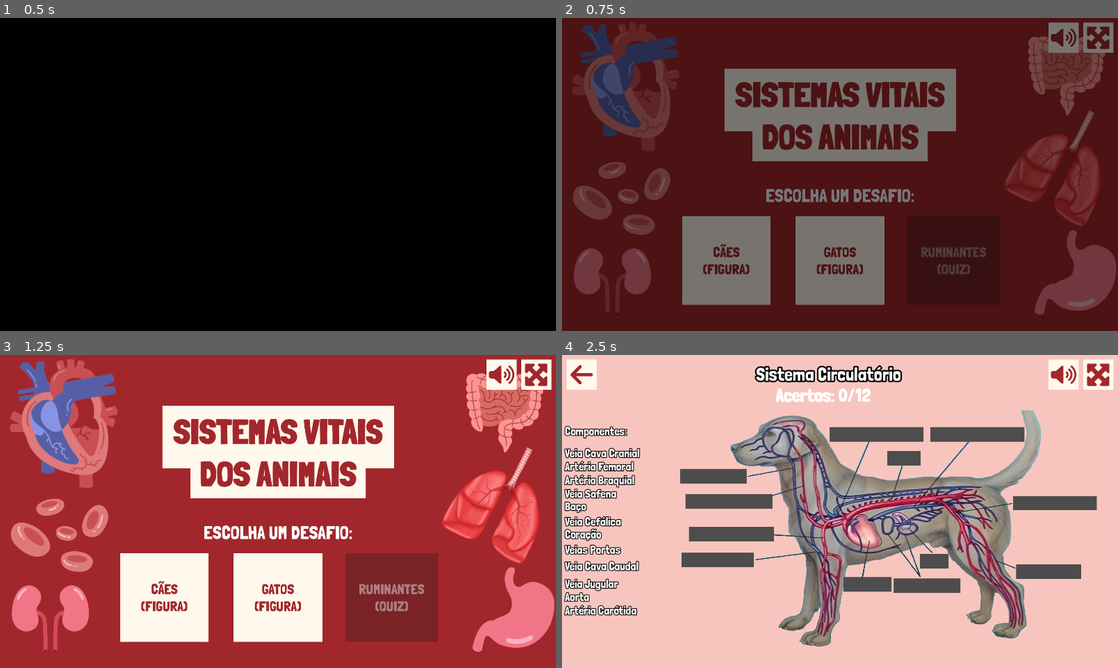
Above: before the commit, frames 1-4 (two rows, left to right).
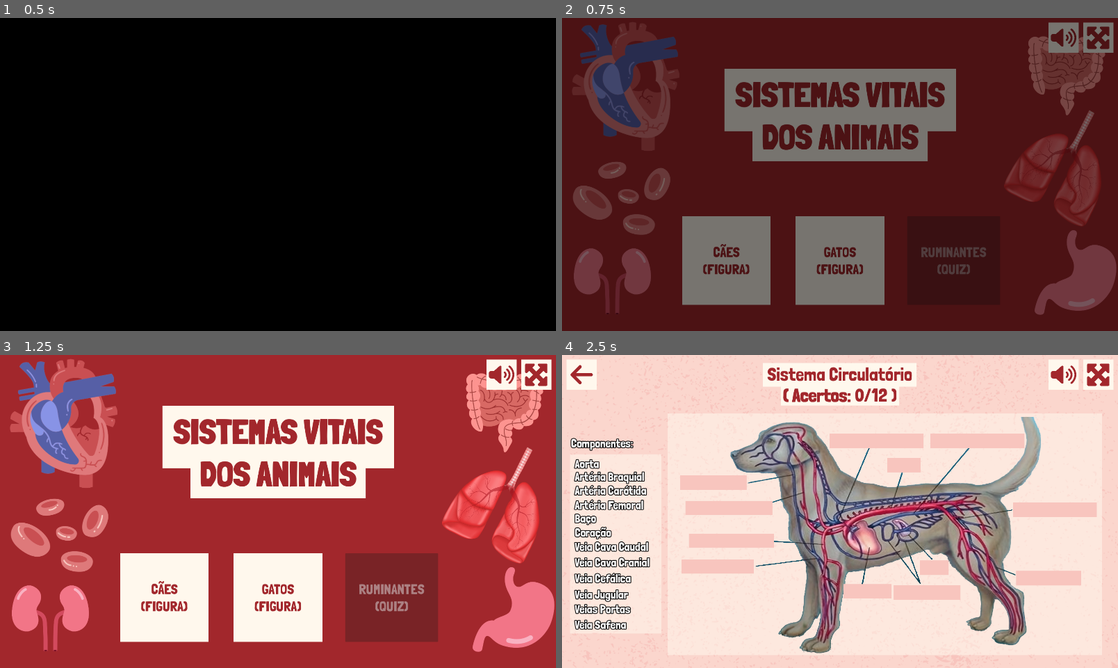
Above: after the commit, the same moments.

Repository: telmotrooper/vet-game
Game: Godot game, scene res://main.tscn
The game is run twice, just before and just after one commit, with the same random seed, the same clock (stepped at 60 frames per second) and the same inputs.
Inputs (mouse positions are in pixels of both pictures, inside the frame that each line leads up to):
- Up to frame 1 (0.5 s): no input
- Up to frame 2 (0.75 s): tap Enter at 0.5 s
- Up to frame 3 (1.25 s): no input
- Up to frame 4 (2.5 s): click "CÃES (FIGURA)" at 1.25 s; click (1095, 373) at 2 s

Frame 1 is identical in both runs. In frame 2, 0.7% of the frame differs, in the area x 36-64%, y 54-59%; in frame 3, 0.7%; in frame 4, 65%, in the area x 0-98%, y 2-96%.

Commit message:
styling dog level (#22)
* working on styles

* styling dog level

* fixed being unable to drop object in rect

* reorganized dog project

* organized components for dog

* pink background

Diff:
--- a/cat_level/cat_level.tscn
+++ b/cat_level/cat_level.tscn
@@ -9,6 +9,7 @@
 [ext_resource type="PackedScene" uid="uid://gpvwrquanwhj" path="res://ui/maximize_button/maximize_button.tscn" id="4_bygoh"]
 [ext_resource type="Script" path="res://slot.gd" id="4_cleui"]
 [ext_resource type="PackedScene" uid="uid://c4e4q5arhn8f2" path="res://ui/back_button/back_button.tscn" id="5_jgko5"]
+[ext_resource type="Texture2D" uid="uid://cth5lvbgau8ow" path="res://assets/pink_stain.png" id="5_on33v"]
 [ext_resource type="PackedScene" uid="uid://c7v1migha7ig" path="res://ui/volume_button/volume_button.tscn" id="7_wexbm"]
 [ext_resource type="Texture2D" uid="uid://6xae6ixeinrn" path="res://cat_level/square_alt.svg" id="12_ygnpx"]
 [ext_resource type="Texture2D" uid="uid://q28cdfoueli8" path="res://ui/star_solid.svg" id="13_0x6jh"]
@@ -40,6 +41,12 @@
 grow_vertical = 2
 color = Color(0.972549, 0.772549, 0.745098, 1)
 script = ExtResource("1_f7l06")
+
+[node name="PinkStain" type="Sprite2D" parent="Background/ColorRect"]
+self_modulate = Color(1, 1, 1, 0.470588)
+position = Vector2(908, 420)
+rotation = 0.879464
+texture = ExtResource("5_on33v")
 
 [node name="CatDrawing4x" type="Sprite2D" parent="Background"]
 position = Vector2(964, 533)
--- a/cat_level/square_slot.svg
+++ b/cat_level/square_slot.svg
@@ -7,7 +7,7 @@
    viewBox="0 0 45.207039 45.207039"
    version="1.1"
    id="svg1"
-   inkscape:version="1.3.2 (091e20ef0f, 2023-11-25, custom)"
+   inkscape:version="1.4 (e7c3feb100, 2024-10-09)"
    sodipodi:docname="square_slot.svg"
    xmlns:inkscape="http://www.inkscape.org/namespaces/inkscape"
    xmlns:sodipodi="http://sodipodi.sourceforge.net/DTD/sodipodi-0.dtd"
@@ -24,7 +24,7 @@
      inkscape:deskcolor="#d1d1d1"
      inkscape:document-units="mm"
      inkscape:zoom="2.9398148"
-     inkscape:cx="38.437796"
+     inkscape:cx="38.777953"
      inkscape:cy="126.53858"
      inkscape:window-width="2192"
      inkscape:window-height="1173"
@@ -40,7 +40,7 @@
      id="layer1"
      transform="translate(-56.768925,-71.583626)">
     <rect
-       style="fill:#4d4d4d;stroke:#4d4d4d;stroke-width:2;stroke-dasharray:none"
+       style="fill:#f8c5be;stroke:#f8c5be;stroke-width:2;stroke-dasharray:none;fill-opacity:1;stroke-opacity:1"
        id="rect1"
        width="43.207039"
        height="43.207039"
--- a/dog_level/dog_level.tscn
+++ b/dog_level/dog_level.tscn
@@ -11,12 +11,13 @@
 [ext_resource type="Texture2D" uid="uid://btvovgytwfq74" path="res://cat_level/square_slot.svg" id="10_10lmo"]
 [ext_resource type="Script" path="res://slot.gd" id="11_suqmt"]
 [ext_resource type="Script" path="res://draggable_label.gd" id="14_ni0bv"]
+[ext_resource type="Texture2D" uid="uid://cth5lvbgau8ow" path="res://assets/pink_stain.png" id="14_r2hca"]
 [ext_resource type="Theme" uid="uid://dih34ywnda3er" path="res://dialog_button_theme.tres" id="15_tiibd"]
 [ext_resource type="Script" path="res://ui/back_button/back_button.gd" id="16_y7wcw"]
 
 [sub_resource type="LabelSettings" id="LabelSettings_hcqab"]
 font_size = 64
-outline_size = 20
+font_color = Color(0.635294, 0.152941, 0.172549, 1)
 outline_color = Color(0, 0, 0, 1)
 
 [node name="DogLevel" type="Control"]
@@ -44,8 +45,23 @@
 color = Color(0.972549, 0.772549, 0.745098, 1)
 script = ExtResource("4_21gbo")
 
+[node name="PinkStain" type="Sprite2D" parent="Background/ColorRect"]
+self_modulate = Color(1, 1, 1, 0.470588)
+position = Vector2(908, 420)
+rotation = 0.879464
+texture = ExtResource("14_r2hca")
+
+[node name="ColorRect2" type="ColorRect" parent="Background"]
+self_modulate = Color(1, 1, 1, 0.509804)
+offset_left = 365.0
+offset_top = 202.0
+offset_right = 1865.0
+offset_bottom = 1036.0
+mouse_filter = 2
+color = Color(1, 0.972549, 0.929412, 1)
+
 [node name="DogFigure" type="Sprite2D" parent="Background"]
-position = Vector2(1122.4, 609.2)
+position = Vector2(1122.4, 632.2)
 scale = Vector2(0.6, 0.6)
 texture = ExtResource("5_et6nn")
 
@@ -60,6 +76,17 @@
 
 [node name="BackButton" parent="Background" instance=ExtResource("8_tbklm")]
 pivot_offset = Vector2(20, 20)
+
+[node name="ColorRect3" type="ColorRect" parent="Background"]
+anchors_preset = 5
+anchor_left = 0.5
+anchor_right = 0.5
+offset_left = -205.0
+offset_top = 93.0
+offset_right = 205.0
+offset_bottom = 174.0
+grow_horizontal = 2
+color = Color(1, 0.972549, 0.929412, 1)
 
 [node name="Score" type="RichTextLabel" parent="Background"]
 unique_name_in_owner = true
@@ -73,7 +100,7 @@
 grow_horizontal = 2
 mouse_filter = 2
 bbcode_enabled = true
-text = "[b]Acertos:[/b] 0/1"
+text = "[center][b]( Acertos:[/b] 0/1 )[/center]"
 
 [node name="VolumeButton" parent="Background" instance=ExtResource("9_5id82")]
 anchors_preset = 1
@@ -92,9 +119,9 @@
 z_index = -1
 layout_mode = 0
 offset_left = 408.4
-offset_top = 393.2
+offset_top = 416.2
 offset_right = 638.4
-offset_bottom = 443.2
+offset_bottom = 466.2
 texture = ExtResource("10_10lmo")
 expand_mode = 1
 script = ExtResource("11_suqmt")
@@ -104,9 +131,9 @@
 z_index = -1
 layout_mode = 0
 offset_left = 426.4
-offset_top = 480.2
+offset_top = 503.2
 offset_right = 726.4
-offset_bottom = 530.2
+offset_bottom = 553.2
 texture = ExtResource("10_10lmo")
 expand_mode = 1
 script = ExtResource("11_suqmt")
@@ -116,9 +143,9 @@
 z_index = -1
 layout_mode = 0
 offset_left = 438.4
-offset_top = 593.2
+offset_top = 616.2
 offset_right = 733.4
-offset_bottom = 643.2
+offset_bottom = 666.2
 texture = ExtResource("10_10lmo")
 expand_mode = 1
 script = ExtResource("11_suqmt")
@@ -128,9 +155,9 @@
 z_index = -1
 layout_mode = 0
 offset_left = 413.4
-offset_top = 682.2
+offset_top = 705.2
 offset_right = 663.4
-offset_bottom = 732.2
+offset_bottom = 755.2
 texture = ExtResource("10_10lmo")
 expand_mode = 1
 script = ExtResource("11_suqmt")
@@ -140,9 +167,9 @@
 z_index = -1
 layout_mode = 0
 offset_left = 973.4
-offset_top = 767.2
+offset_top = 790.2
 offset_right = 1138.4
-offset_bottom = 817.2
+offset_bottom = 840.2
 texture = ExtResource("10_10lmo")
 expand_mode = 1
 script = ExtResource("11_suqmt")
@@ -152,9 +179,9 @@
 z_index = -1
 layout_mode = 0
 offset_left = 1146.4
-offset_top = 771.2
+offset_top = 794.2
 offset_right = 1376.4
-offset_bottom = 821.2
+offset_bottom = 844.2
 texture = ExtResource("10_10lmo")
 expand_mode = 1
 script = ExtResource("11_suqmt")
@@ -164,9 +191,9 @@
 z_index = -1
 layout_mode = 0
 offset_left = 1235.4
-offset_top = 686.2
+offset_top = 709.2
 offset_right = 1335.4
-offset_bottom = 736.2
+offset_bottom = 759.2
 texture = ExtResource("10_10lmo")
 expand_mode = 1
 script = ExtResource("11_suqmt")
@@ -176,9 +203,9 @@
 z_index = -1
 layout_mode = 0
 offset_left = 1568.4
-offset_top = 722.2
+offset_top = 745.2
 offset_right = 1793.4
-offset_bottom = 772.2
+offset_bottom = 795.2
 texture = ExtResource("10_10lmo")
 expand_mode = 1
 script = ExtResource("11_suqmt")
@@ -188,9 +215,9 @@
 z_index = -1
 layout_mode = 0
 offset_left = 1557.4
-offset_top = 486.2
+offset_top = 509.2
 offset_right = 1847.4
-offset_bottom = 536.2
+offset_bottom = 559.2
 texture = ExtResource("10_10lmo")
 expand_mode = 1
 script = ExtResource("11_suqmt")
@@ -200,9 +227,9 @@
 z_index = -1
 layout_mode = 0
 offset_left = 1272.4
-offset_top = 249.2
+offset_top = 272.2
 offset_right = 1597.4
-offset_bottom = 299.2
+offset_bottom = 322.2
 texture = ExtResource("10_10lmo")
 expand_mode = 1
 script = ExtResource("11_suqmt")
@@ -212,9 +239,9 @@
 z_index = -1
 layout_mode = 0
 offset_left = 1123.4
-offset_top = 332.2
+offset_top = 355.2
 offset_right = 1238.4
-offset_bottom = 382.2
+offset_bottom = 405.2
 texture = ExtResource("10_10lmo")
 expand_mode = 1
 script = ExtResource("11_suqmt")
@@ -224,9 +251,9 @@
 z_index = -1
 layout_mode = 0
 offset_left = 924.4
-offset_top = 249.2
+offset_top = 272.2
 offset_right = 1249.4
-offset_bottom = 299.2
+offset_bottom = 322.2
 texture = ExtResource("10_10lmo")
 expand_mode = 1
 script = ExtResource("11_suqmt")
@@ -234,131 +261,140 @@
 
 [node name="Pieces" type="Node" parent="."]
 
+[node name="ColorRect" type="ColorRect" parent="Pieces"]
+self_modulate = Color(1, 1, 1, 0.509804)
+offset_left = 28.0
+offset_top = 342.0
+offset_right = 344.0
+offset_bottom = 961.0
+mouse_filter = 2
+color = Color(1, 0.972549, 0.929412, 1)
+
 [node name="VeiaJugular" type="Label" parent="Pieces"]
-offset_left = 10.0
-offset_top = 766.0
-offset_right = 194.0
-offset_bottom = 815.0
+offset_left = 44.0
+offset_top = 803.0
+offset_right = 228.0
+offset_bottom = 852.0
 mouse_filter = 1
 text = "Veia Jugular"
 horizontal_alignment = 1
 script = ExtResource("14_ni0bv")
 
 [node name="ArteriaFemoral" type="Label" parent="Pieces"]
-offset_left = 10.0
-offset_top = 361.0
-offset_right = 247.0
-offset_bottom = 410.0
+offset_left = 44.0
+offset_top = 494.0
+offset_right = 281.0
+offset_bottom = 543.0
 mouse_filter = 1
 text = "Artéria Femoral"
 horizontal_alignment = 1
 script = ExtResource("14_ni0bv")
 
 [node name="ArteriaCarotida" type="Label" parent="Pieces"]
-offset_left = 10.0
-offset_top = 858.0
-offset_right = 258.0
-offset_bottom = 907.0
+offset_left = 44.0
+offset_top = 444.0
+offset_right = 292.0
+offset_bottom = 493.0
 mouse_filter = 1
 text = "Artéria Carótida"
 horizontal_alignment = 1
 script = ExtResource("14_ni0bv")
 
 [node name="ArteriaBraquial" type="Label" parent="Pieces"]
-offset_left = 10.0
-offset_top = 408.0
-offset_right = 250.0
-offset_bottom = 457.0
+offset_left = 44.0
+offset_top = 396.0
+offset_right = 284.0
+offset_bottom = 445.0
 mouse_filter = 1
 text = "Artéria Braquial"
 horizontal_alignment = 1
 script = ExtResource("14_ni0bv")
 
 [node name="VeiaCefalica" type="Label" parent="Pieces"]
-offset_left = 10.0
-offset_top = 551.0
-offset_right = 204.0
-offset_bottom = 600.0
+offset_left = 44.0
+offset_top = 747.0
+offset_right = 238.0
+offset_bottom = 796.0
 mouse_filter = 1
 text = "Veia Cefálica"
 horizontal_alignment = 1
 script = ExtResource("14_ni0bv")
 
 [node name="Coracao" type="Label" parent="Pieces"]
-offset_left = 10.0
-offset_top = 595.0
-offset_right = 136.0
-offset_bottom = 644.0
+offset_left = 44.0
+offset_top = 589.0
+offset_right = 170.0
+offset_bottom = 638.0
 mouse_filter = 1
 text = "Coração"
 horizontal_alignment = 1
 script = ExtResource("14_ni0bv")
 
 [node name="VeiasPortas" type="Label" parent="Pieces"]
-offset_left = 10.0
-offset_top = 648.0
-offset_right = 202.0
-offset_bottom = 697.0
+offset_left = 44.0
+offset_top = 853.0
+offset_right = 236.0
+offset_bottom = 902.0
 mouse_filter = 1
 text = "Veias Portas"
 horizontal_alignment = 1
 script = ExtResource("14_ni0bv")
 
 [node name="Baco" type="Label" parent="Pieces"]
-offset_left = 10.0
-offset_top = 498.0
-offset_right = 84.0
-offset_bottom = 547.0
+offset_left = 44.0
+offset_top = 540.0
+offset_right = 118.0
+offset_bottom = 588.0
 mouse_filter = 1
 text = "Baço"
 horizontal_alignment = 1
 script = ExtResource("14_ni0bv")
 
 [node name="VeiaSafena" type="Label" parent="Pieces"]
-offset_left = 10.0
-offset_top = 455.0
-offset_right = 188.0
-offset_bottom = 504.0
+offset_left = 44.0
+offset_top = 907.0
+offset_right = 222.0
+offset_bottom = 956.0
 mouse_filter = 1
 text = "Veia Safena"
 horizontal_alignment = 1
 script = ExtResource("14_ni0bv")
 
 [node name="VeiaCavaCaudal" type="Label" parent="Pieces"]
-offset_left = 10.0
-offset_top = 705.0
-offset_right = 264.0
-offset_bottom = 754.0
+offset_left = 44.0
+offset_top = 638.0
+offset_right = 298.0
+offset_bottom = 687.0
 mouse_filter = 1
 text = "Veia Cava Caudal"
 horizontal_alignment = 1
 script = ExtResource("14_ni0bv")
 
 [node name="Aorta" type="Label" parent="Pieces"]
-offset_left = 10.0
-offset_top = 811.0
-offset_right = 94.0
-offset_bottom = 860.0
+offset_left = 44.0
+offset_top = 352.0
+offset_right = 128.0
+offset_bottom = 401.0
 mouse_filter = 1
 text = "Aorta"
 horizontal_alignment = 1
 script = ExtResource("14_ni0bv")
 
 [node name="VeiaCavaCranial" type="Label" parent="Pieces"]
-offset_left = 10.0
-offset_top = 315.0
-offset_right = 268.0
-offset_bottom = 364.0
+offset_left = 44.0
+offset_top = 692.0
+offset_right = 302.0
+offset_bottom = 741.0
 mouse_filter = 1
 text = "Veia Cava Cranial"
 horizontal_alignment = 1
 script = ExtResource("14_ni0bv")
 
 [node name="Label" type="Label" parent="Pieces"]
-offset_left = 10.0
-offset_top = 239.0
-offset_right = 268.0
-offset_bottom = 288.0
+offset_left = 31.0
+offset_top = 281.0
+offset_right = 289.0
+offset_bottom = 330.0
 text = "Componentes:"
 
 [node name="VictoryPanel" type="PanelContainer" parent="."]
@@ -442,6 +478,14 @@
 text = "Continuar"
 script = ExtResource("16_y7wcw")
 
+[node name="ColorRect2" type="ColorRect" parent="."]
+layout_mode = 0
+offset_left = 694.0
+offset_top = 28.0
+offset_right = 1225.0
+offset_bottom = 109.0
+color = Color(1, 0.972549, 0.929412, 1)
+
 [node name="Label" type="Label" parent="."]
 layout_mode = 1
 anchors_preset = 5
@@ -454,6 +498,14 @@
 grow_horizontal = 2
 text = "Sistema Circulatório"
 label_settings = SubResource("LabelSettings_hcqab")
+horizontal_alignment = 1
+
+[node name="PinkStain" type="Sprite2D" parent="."]
+visible = false
+position = Vector2(113, 585)
+rotation = -0.677312
+scale = Vector2(0.26953, 0.26953)
+texture = ExtResource("14_r2hca")
 
 [connection signal="slot_filled" from="Slots/SquareSlot" to="." method="_on_slot_filled"]
 [connection signal="slot_filled" from="Slots/SquareSlot2" to="." method="_on_slot_filled"]
--- a/level.gd
+++ b/level.gd
@@ -6,7 +6,7 @@
 var slot_counter: int
 var score := 0
 
-const base_text := "[b]Acertos:[/b] %d/%d"
+const base_text := "[center][b]( Acertos:[/b] %d/%d )[/center]"
 
 func _ready() -> void:
 	%VictoryPanel.visible = false
--- a/theme.tres
+++ b/theme.tres
@@ -58,6 +58,7 @@
 MarginContainer/constants/margin_right = 20
 MarginContainer/constants/margin_top = 20
 PanelContainer/styles/panel = SubResource("StyleBoxFlat_7ch7u")
+RichTextLabel/colors/default_color = Color(0.635294, 0.152941, 0.172549, 1)
 RichTextLabel/font_sizes/bold_font_size = 64
 RichTextLabel/font_sizes/normal_font_size = 64
 RichTextLabel/fonts/bold_font = ExtResource("2_iogpy")
Binary file added: assets/pink_stain.png
Not shown, added: assets/pink_stain.png.import
Not shown: 1 places in cat_level/cat_level.tscn that only renumber resources
Not shown: 1 places in dog_level/dog_level.tscn that only renumber resources
